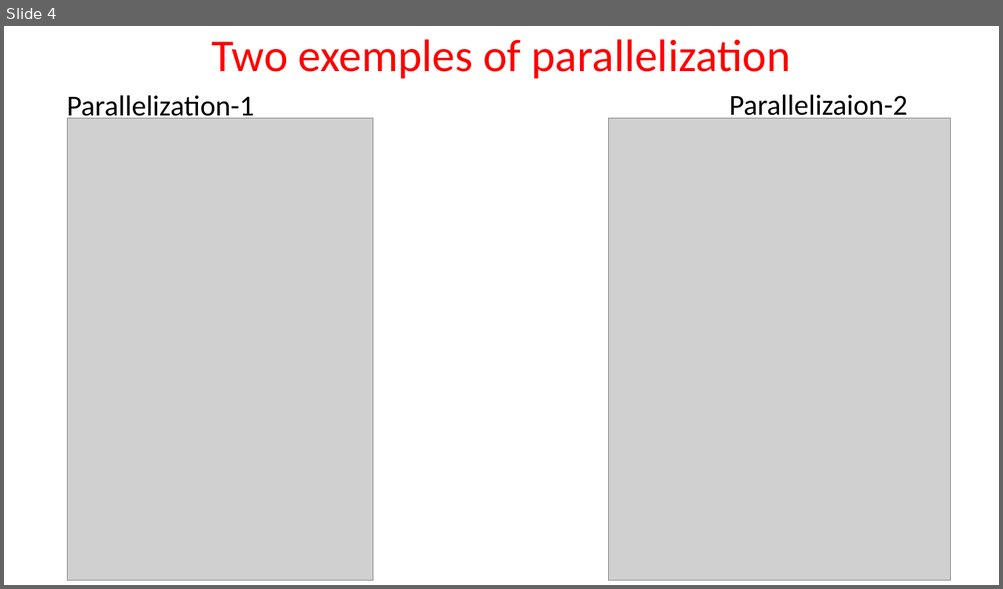
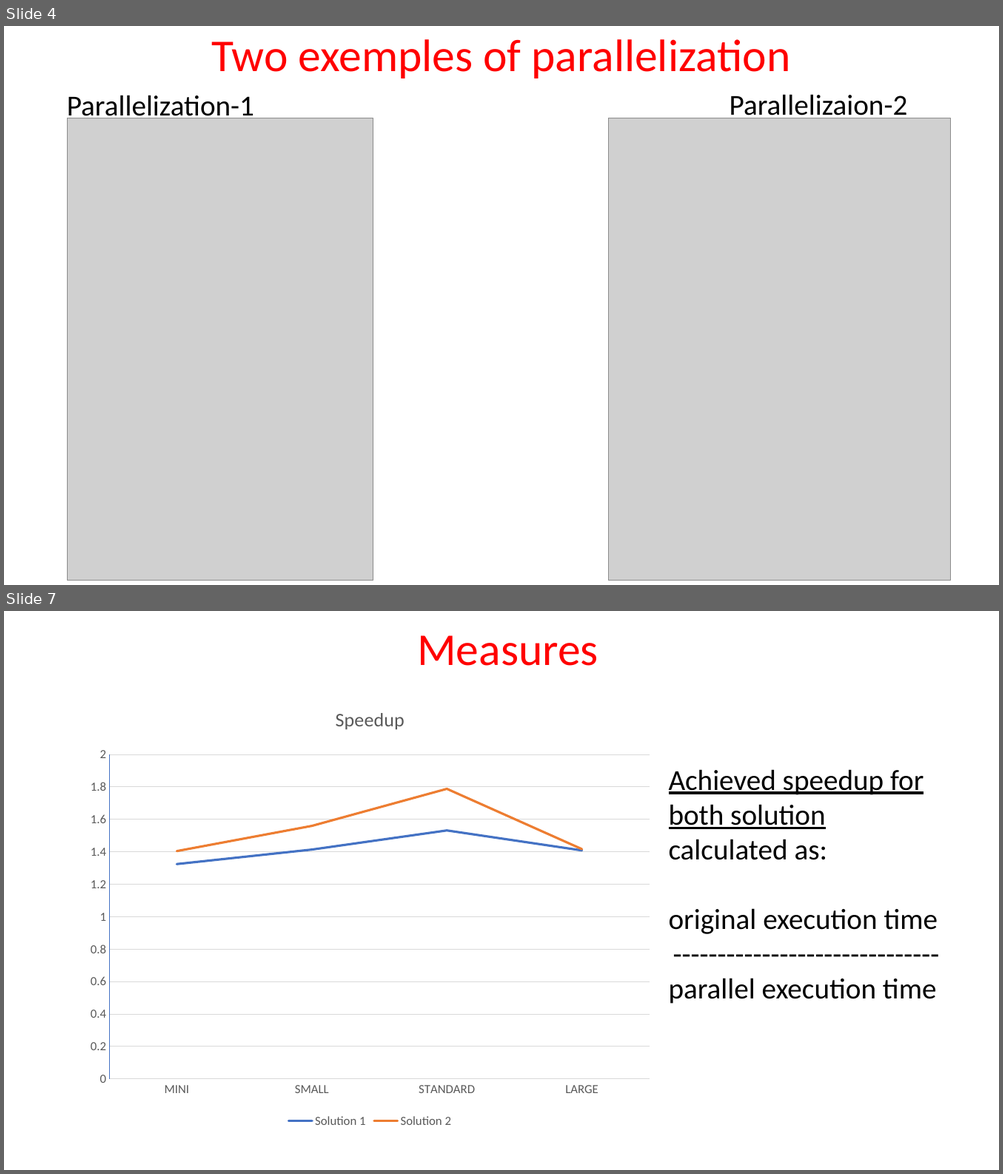
Before and after one commit to Lorenzo-Venturelli/HPC, a slide deck: presentation.pptx. Shown one above the other, each under a label of ours: slide 4 before the commit, slides 4 and 7 after it; the slides between them are not shown. The pictures are 1003x589 and 1003x1174 pixels, drawn with LibreOffice and Linux fonts; fonts in the diff are those of the drawing; grey boxes stand for pictures. Boxes give left, top, right and bottom in pixels: in the first picture for what was removed or moved away, otherwise in the second. Text is boxed around its words. In the diff, an @@ line names an element or a change of style, - is before the commit and + after.

Commit message:
Finished presentation

```diff
--- a/presentation.pptx
+++ b/presentation.pptx
@@ slide 7 added at [4, 611, 999, 1170], background #FFFFFF @@
@@ title added at [417, 635, 598, 666], 44 pt, text #FF0000 @@
+Measures
@@ line chart added at [79, 690, 660, 1133] @@
+title "Speedup "
+categories: MINI, SMALL, STANDARD, LARGE
+Solution 1: 1.32, 1.41, 1.53, 1.41
+Solution 2: 1.4, 1.56, 1.79, 1.42
@@ text added at [669, 769, 938, 1004], 28 pt, text #000000 @@
+Achieved speedup for both solution calculated as:
+original execution time
+------------------------------
+parallel execution time
```
Also in this commit, not shown: 1 slide removed.
